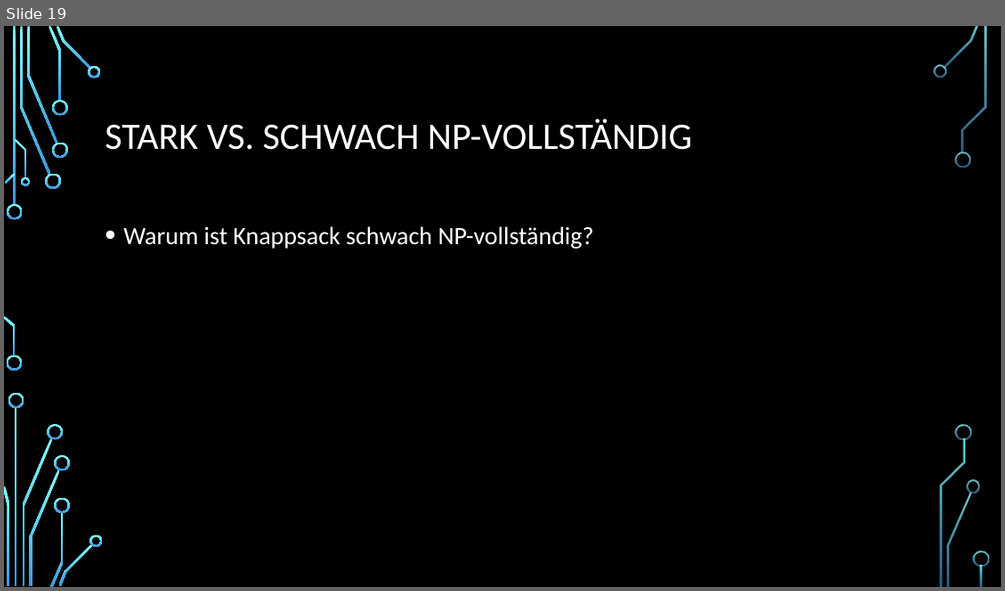
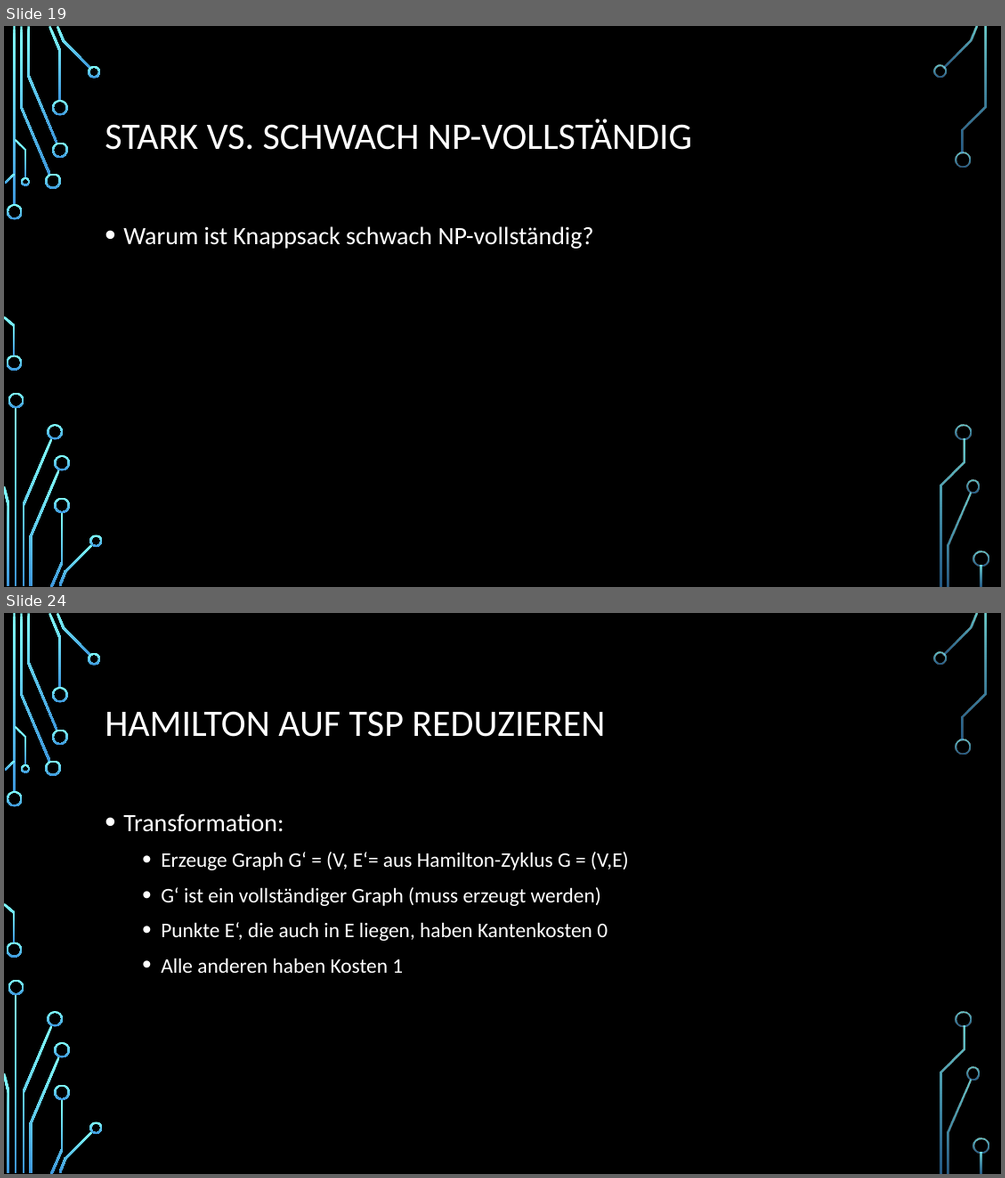
Before and after one commit to Seppl2202/Pseudopolynomielle-Algorithmen, a slide deck: Pseudopolynomielle Algorithmen.pptx. Shown one above the other, each under a label of ours: slide 19 before the commit, slides 19 and 24 after it; the slides between them are not shown. The pictures are 1005x591 and 1005x1178 pixels, drawn with LibreOffice and Linux fonts; fonts in the diff are those of the drawing; background and template pictures are left out. Boxes give left, top, right and bottom in pixels: in the first picture for what was removed or moved away, otherwise in the second. Text is boxed around its words. In the diff, an @@ line names an element or a change of style, - is before the commit and + after.

```diff
--- a/Pseudopolynomielle Algorithmen.pptx
+++ b/Pseudopolynomielle Algorithmen.pptx
@@ slide 24 added at [4,613,1001,1174], background picture (left out); not listed: 36 template elements that a slide beside it also shows @@
@@ title added at [105,711,605,737], 36 pt, text #FFFFFF @@
+HAMILTON AUF TSP REDUZIEREN
@@ text added at [123,813,629,973], 20 pt, text #FFFFFF @@
+• Transformation:
+  • Erzeuge Graph G‘ = (V, E‘= aus Hamilton-Zyklus G = (V,E)
+  • G‘ ist ein vollständiger Graph (muss erzeugt werden)
+  • Punkte E‘, die auch in E liegen, haben Kantenkosten 0
+  • Alle anderen haben Kosten 1
```
Also in this commit, not shown: 5 other slides added, 1 slide removed.
